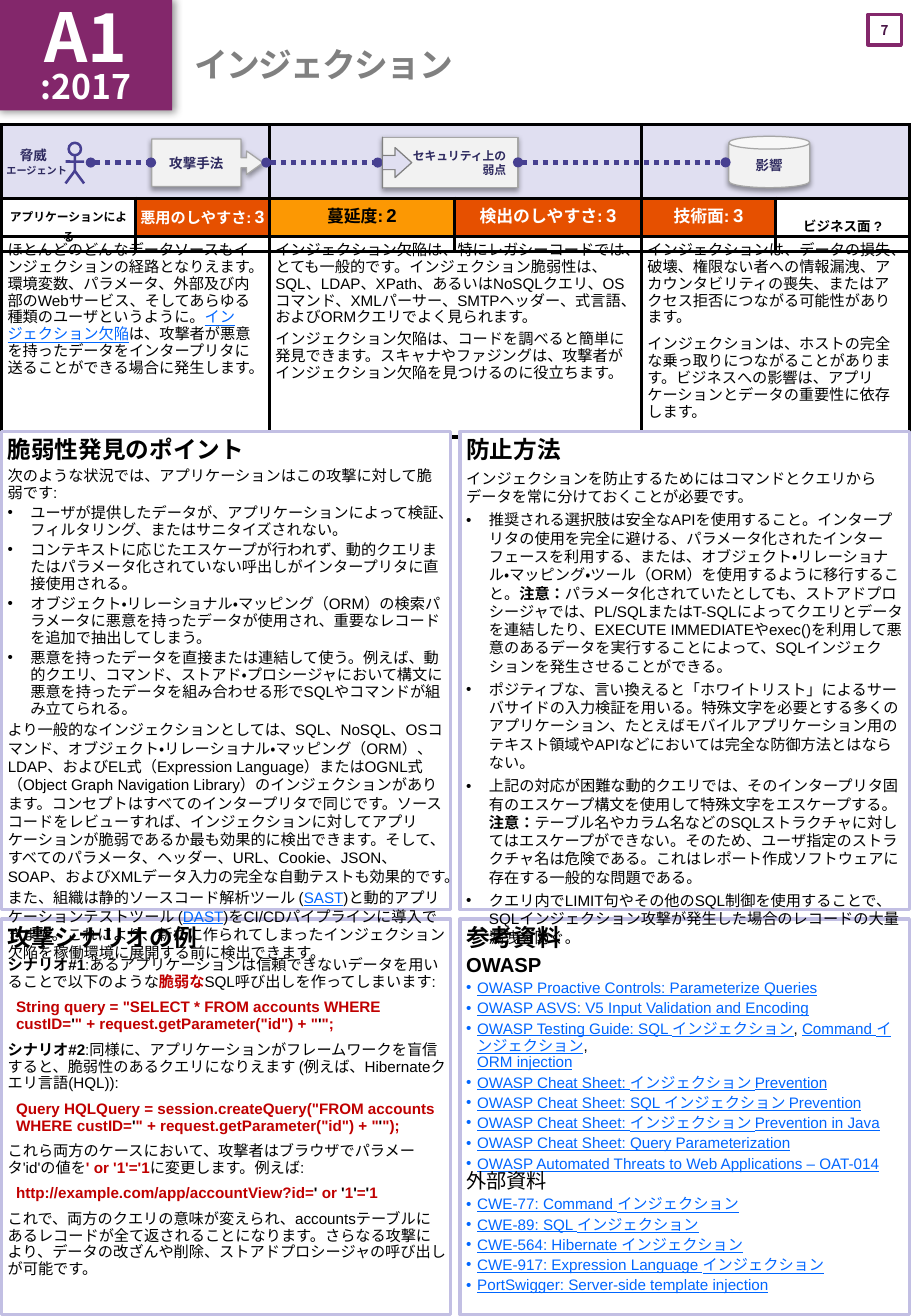
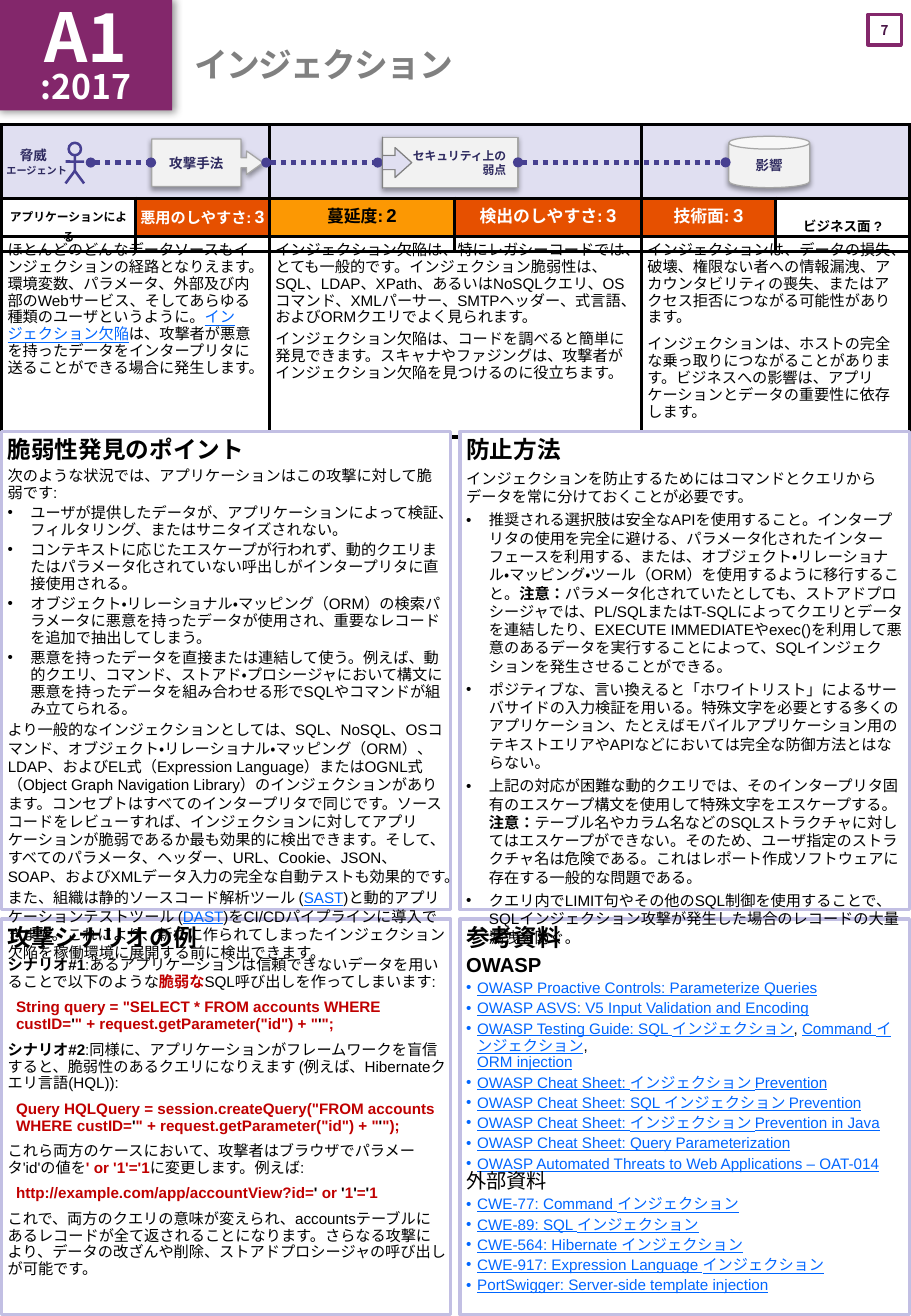
Before and after one commit to OWASP/Top10, a slide deck: slide 8 of 2017/ja/OWASP Top 10-2017(ja).pptx. Drawn at 911x1316 pixels with LibreOffice and Linux fonts; fonts in the diff are those of the drawing. Boxes give left, top, right and bottom in pixels: in the first picture for what was removed or moved away, otherwise in the second. Text is boxed around its words. In the diff, an @@ line names an element or a change of style, - is before the commit and + after.

Commit message:
A1, A2, A5
防止方法の訳がおかしかったので修正。
また、謝辞を追加。

```diff
--- a/2017/ja/OWASP Top 10-2017(ja).pptx
+++ b/2017/ja/OWASP Top 10-2017(ja).pptx
@@ text at (x1=489, y1=682, x2=899, y2=769): text changed @@
-• ポジティブな、言い換えると「ホワイトリスト」によるサーバサイドの入力検証を用いる。特殊文字を必要とする多くのアプリケーション、たとえばモバイルアプリケーション用のテキスト領域やAPIなどにおいては完全な防御方法とはならない。
+• ポジティブな、言い換えると「ホワイトリスト」によるサーバサイドの入力検証を用いる。特殊文字を必要とする多くのアプリケーション、たとえばモバイルアプリケーション用のテキストエリアやAPIなどにおいては完全な防御方法とはならない。
```
Also in this commit, not shown: 4 other slides changed, 1 other file.
